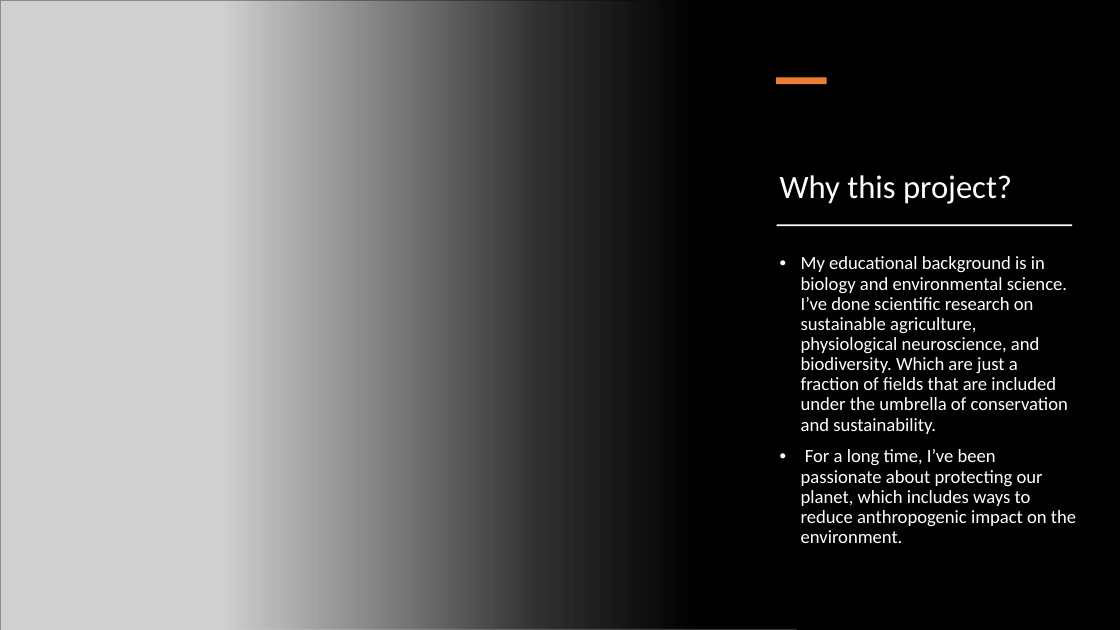
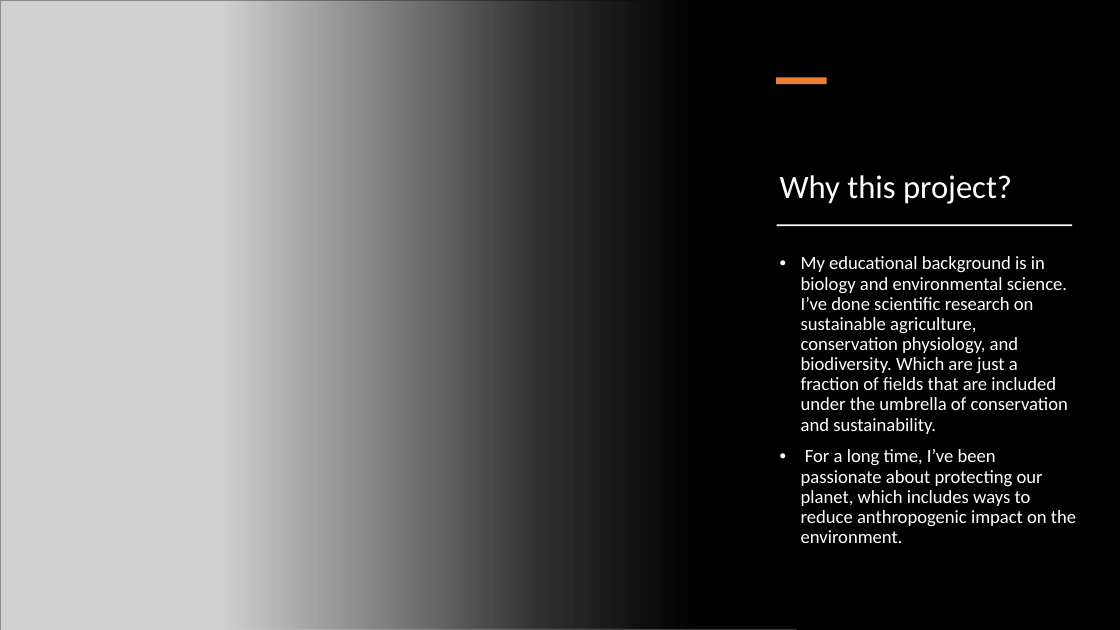
Before and after one commit to KevZavala21/Kevin_NSS_Capstone, a slide deck: slide 2 of presentation materials/Capstone powerpoint presentation.pptx. Drawn at 1120x630 pixels with LibreOffice and Linux fonts; fonts in the diff are those of the drawing; grey boxes stand for pictures. Boxes give left, top, right and bottom in pixels: in the first picture for what was removed or moved away, otherwise in the second. Text is boxed around its words. In the diff, an @@ line names an element or a change of style, - is before the commit and + after.

```diff
--- a/presentation materials/Capstone powerpoint presentation.pptx
+++ b/presentation materials/Capstone powerpoint presentation.pptx
@@ text at <box>801,256,1068,434</box>: text changed @@
-• My educational background is in biology and environmental science. I’ve done scientific research on sustainable agriculture, physiological neuroscience, and biodiversity. Which are just a fraction of fields that are included under the umbrella of conservation and sustainability.
+• My educational background is in biology and environmental science. I’ve done scientific research on sustainable agriculture, conservation physiology, and biodiversity. Which are just a fraction of fields that are included under the umbrella of conservation and sustainability.
```
Also in this commit, not shown: 3 other slides changed, 9 other files.
